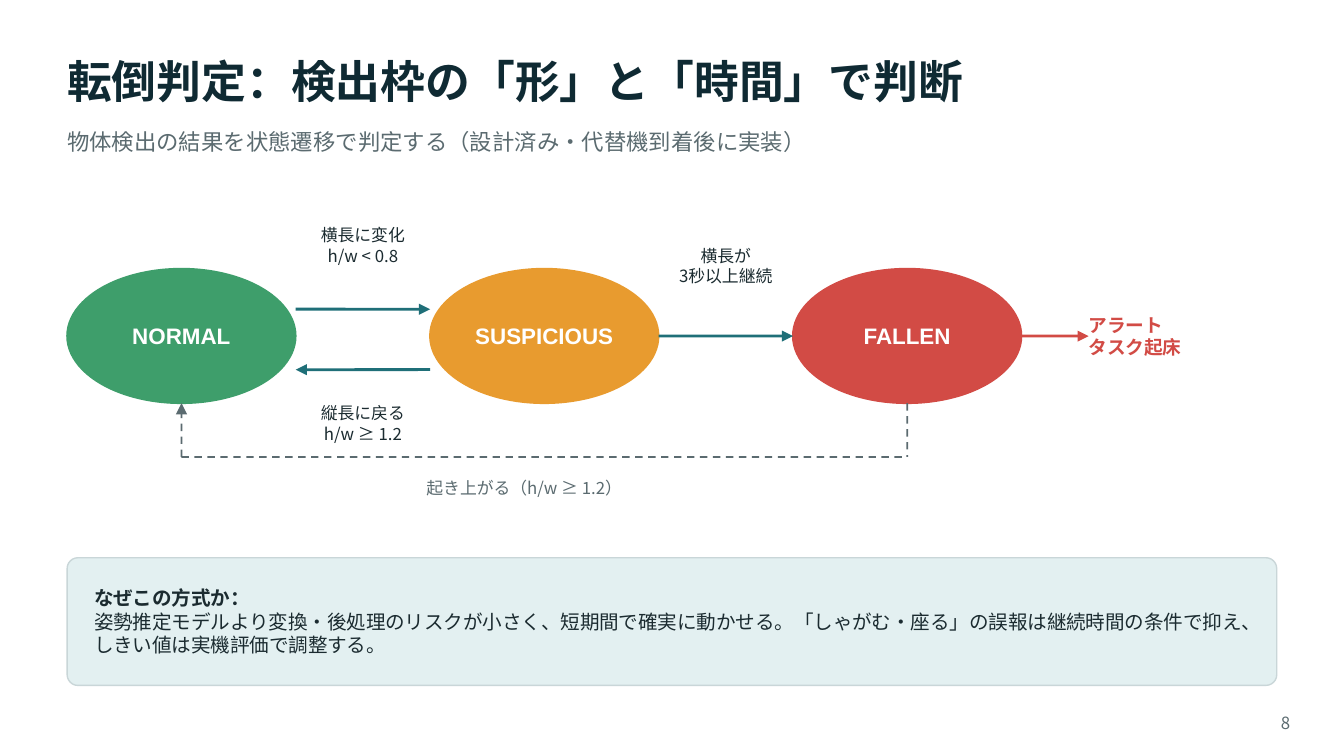
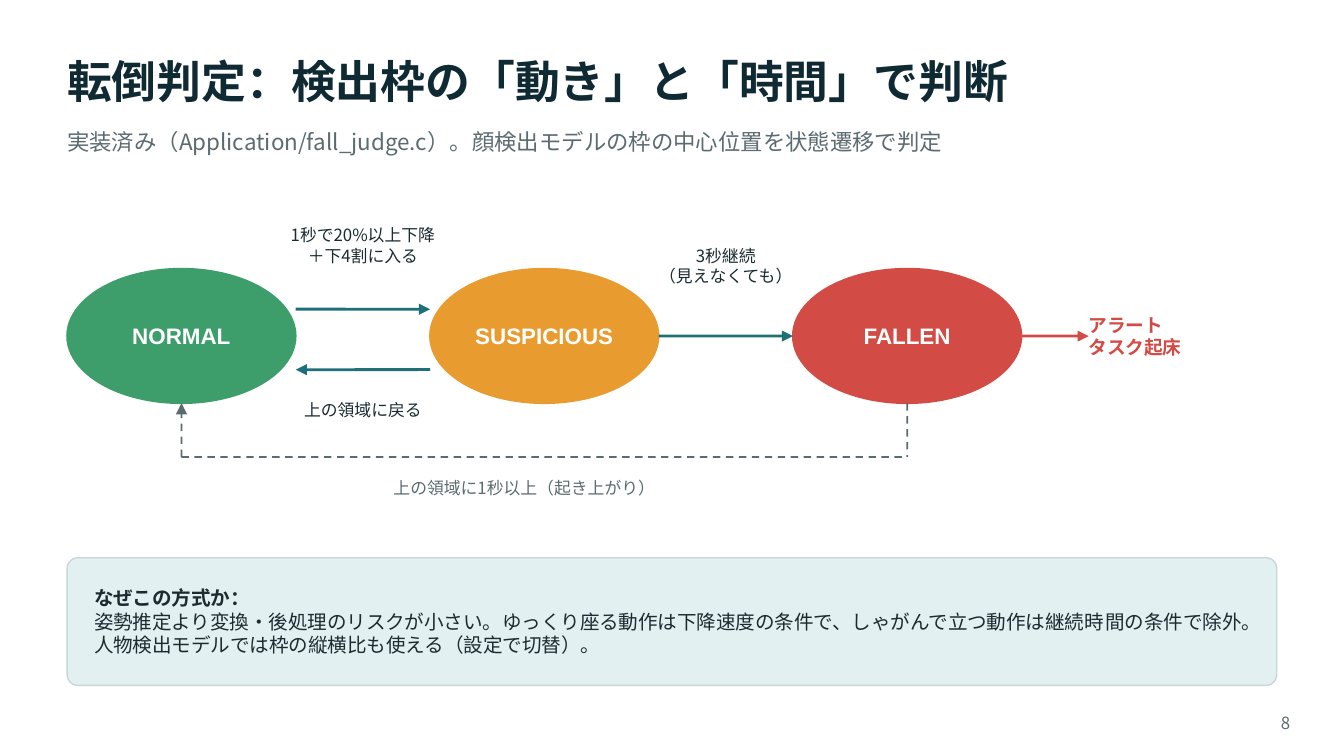
Before and after one commit to syouun/ek-ra8p1-blinky, a slide deck: slide 8 of docs/presentation.pptx. Drawn at 1344x756 pixels with LibreOffice and Linux fonts; fonts in the diff are those of the drawing. Boxes give left, top, right and bottom in pixels: in the first picture for what was removed or moved away, otherwise in the second. Text is boxed around its words. In the diff, an @@ line names an element or a change of style, - is before the commit and + after.

```diff
--- a/docs/presentation.pptx
+++ b/docs/presentation.pptx
@@ text at [67, 59, 1008, 102]: text changed @@
-転倒判定：検出枠の「形」と「時間」で判断
+転倒判定：検出枠の「動き」と「時間」で判断
@@ text at [67, 131, 942, 156]: text changed @@
-物体検出の結果を状態遷移で判定する（設計済み・代替機到着後に実装）
+実装済み（Application/fall_judge.c）。顔検出モデルの枠の中心位置を状態遷移で判定
@@ text at [291, 227, 435, 264]: text changed @@
-横長に変化
-h/w < 0.8
+1秒で20%以上下降
+＋下4割に入る
@@ text at [659, 248, 792, 284]: text changed @@
-横長が
-3秒以上継続
+3秒継続
+（見えなくても）
@@ text at [304, 402, 422, 418]: text changed @@
-縦長に戻る
-h/w ≥ 1.2
+上の領域に戻る
@@ text at [393, 480, 654, 496]: text changed @@
-起き上がる（h/w ≥ 1.2）
+上の領域に1秒以上（起き上がり）
@@ text at [94, 612, 1261, 654]: text changed @@
-姿勢推定モデルより変換・後処理のリスクが小さく、短期間で確実に動かせる。「しゃがむ・座る」の誤報は継続時間の条件で抑え、しきい値は実機評価で調整する。
+姿勢推定より変換・後処理のリスクが小さい。ゆっくり座る動作は下降速度の条件で、しゃがんで立つ動作は継続時間の条件で除外。人物検出モデルでは枠の縦横比も使える（設定で切替）。
```
Also in this commit, not shown: 6 other slides changed, 1 slide added, 6 other files.
